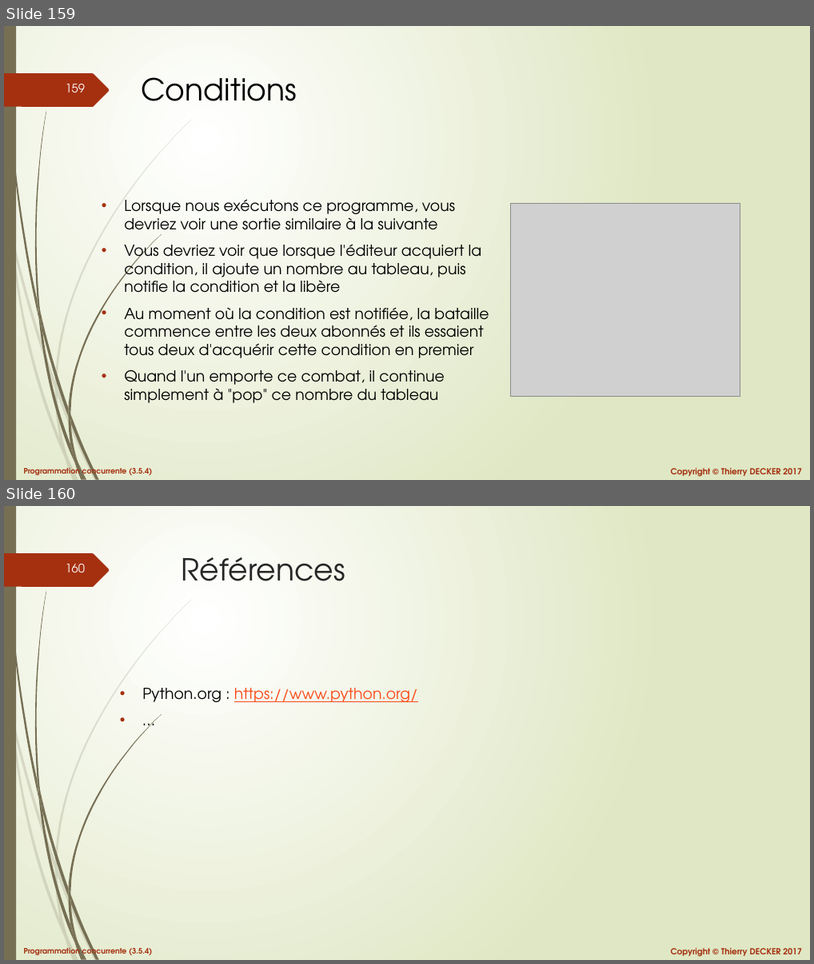
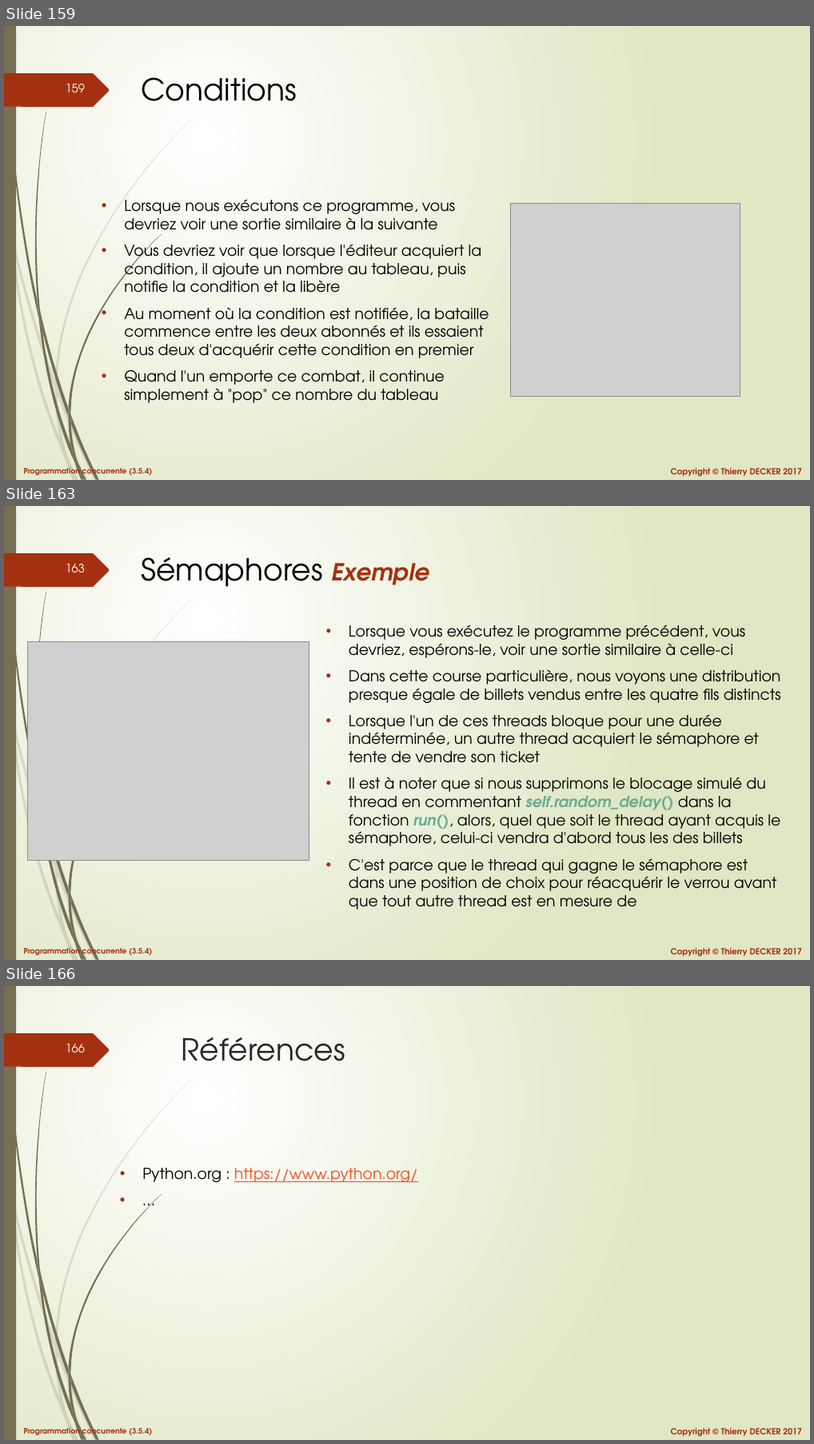
Before and after one commit to VikmanTheRacoon/learning-python, a slide deck: documentations/python-concurrency.pptx. Shown one above the other, each under a label of ours: slides 159 and 160 before the commit, slides 159, 163 and 166 after it; the slides between them are not shown. The pictures are 814x964 and 814x1444 pixels, drawn with LibreOffice and Linux fonts; fonts in the diff are those of the drawing; grey boxes stand for pictures. Boxes give left, top, right and bottom in pixels: in the first picture for what was removed or moved away, otherwise in the second. Text is boxed around its words. In the diff, an @@ line names an element or a change of style, - is before the commit and + after.

```diff
--- a/documentations/python-concurrency.pptx
+++ b/documentations/python-concurrency.pptx
@@ slide 163 added at box(4, 506, 810, 960), background gradient #FFFFFF to #DFE8C4; not listed: 26 template elements that a slide beside it also shows @@
@@ title added at box(141, 557, 429, 587), 36 pt, text #000000 @@
+Sémaphores Exemple
@@ text added at box(349, 624, 782, 909), 18 pt, text #000000 @@
+• Lorsque vous exécutez le programme précédent, vous devriez, espérons-le, voir une sortie similaire à celle-ci
+• Dans cette course particulière, nous voyons une distribution presque égale de billets vendus entre les quatre fils distincts
+• Lorsque l'un de ces threads bloque pour une durée indéterminée, un autre thread acquiert le sémaphore et tente de vendre son ticket
+• Il est à noter que si nous supprimons le blocage simulé du thread en commentant self.random_delay() dans la fonction run(), alors, quel que soit le thread ayant acquis le sémaphore, celui-ci vendra d'abord tous les des billets
+• C'est parce que le thread qui gagne le sémaphore est dans une position de choix pour réacquérir le verrou avant que tout autre thread est en mesure de
@@ picture added at box(27, 641, 310, 860) @@
@@ what was slide 160 is now slide 166 @@
@@ page number at box(66, 1044, 85, 1052): text changed @@
-160
+166
```
Also in this commit, not shown: 5 other slides added, 1 other file.
